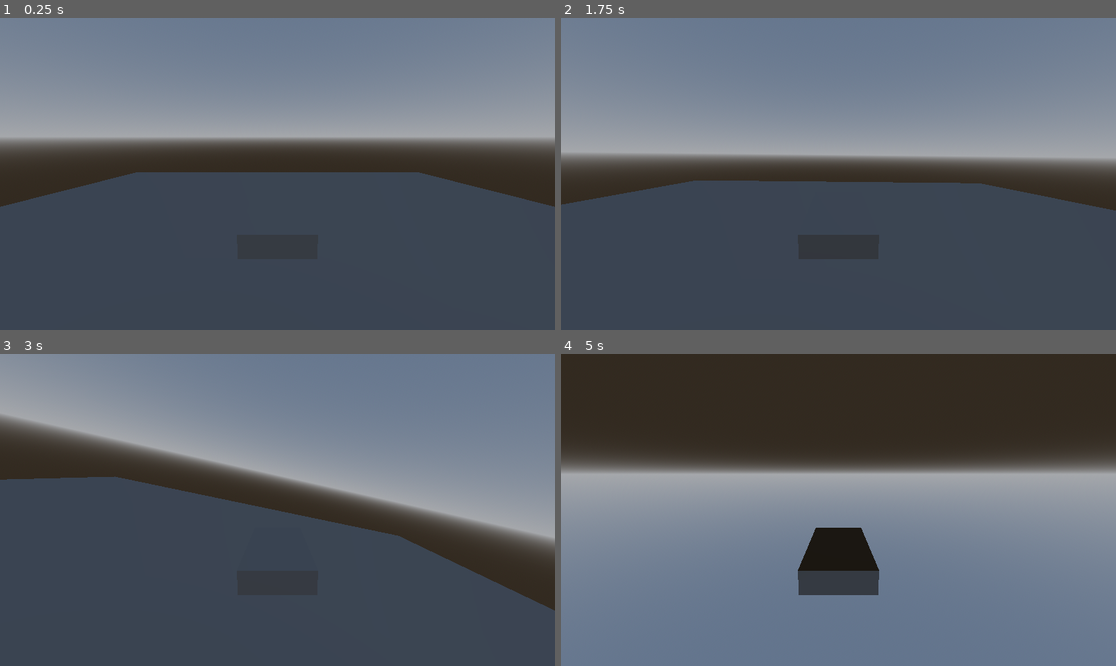
Above: before the commit, frames 1-4 (two rows, left to right).
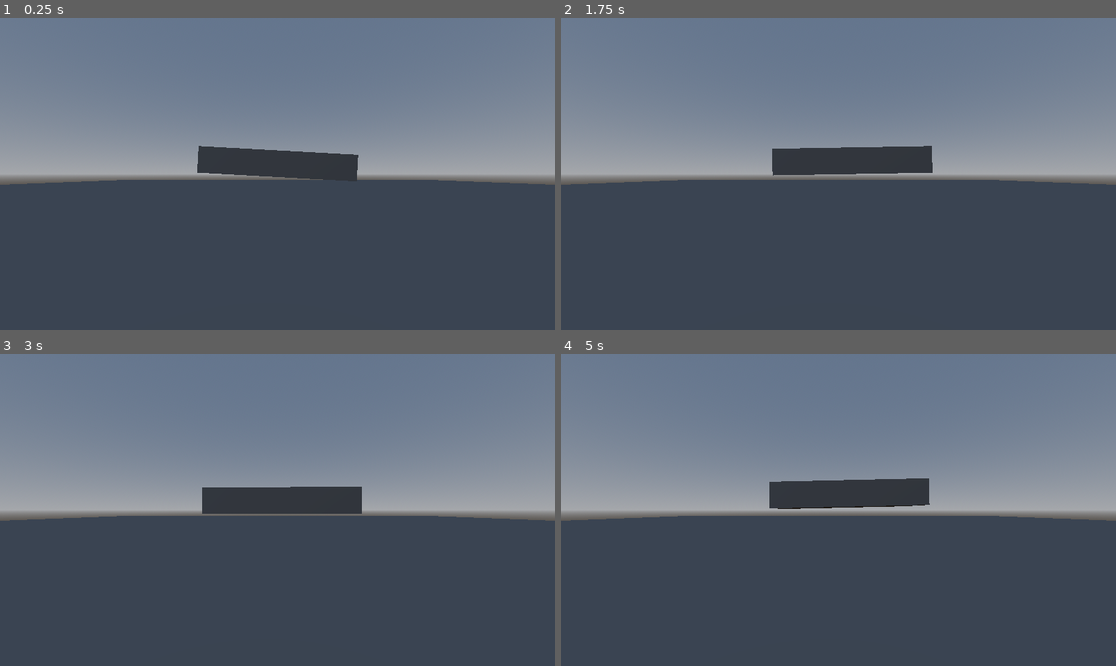
Above: after the commit, the same moments.

Repository: purpletissuebox/gwj80
Game: Godot game, scene res://levels/test_shop/world.tscn
Same seed, same stepped clock (60 frames per second), same inputs: the game is played once before the commit and once after it. This scene is started directly instead of the project's main scene.
Inputs:
- Up to frame 1 (0.25 s): no input
- Up to frame 2 (1.75 s): hold D (turn_right) 0.53-1.28 s; tap W (gas_pedal) at 0.6, 1.35 s; hold S (brake) from 1.28 s (still down)
- Up to frame 3 (3 s): release S (brake) at 2.03 s; hold D (turn_right) from 2.03 s (still down); tap W (gas_pedal) at 2.1, 2.85 s
- Up to frame 4 (5 s): release D (turn_right) at 3.53 s; hold A (turn_left) from 3.53 s (still down); tap W (gas_pedal) at 3.6, 4.35 s

The runs differ from the first frame. In frame 1, 19% of the frame differs, in the area x 0-100%, y 30-61%; in frame 2, 10%; in frame 3, 25%; in frame 4, 90%, in the area x 0-100%, y 0-100%.

Commit message:
new player and raycast visualizer

Diff:
--- a/levels/test_shop/world.tscn
+++ b/levels/test_shop/world.tscn
@@ -21,13 +21,17 @@
 transform = Transform3D(11.94, 0, 0, 0, 11.94, 0, 0, 0, 11.94, 0, 0, 0)
 mesh = SubResource("PlaneMesh_3x5h8")
 
-[node name="Player" parent="." instance=ExtResource("1_6dm81")]
-transform = Transform3D(1, 0, 0, 0, 1, 0, 0, 0, 1, 0, 1.17558, 0)
-
 [node name="StaticBody3D" type="StaticBody3D" parent="."]
 
 [node name="CollisionShape3D" type="CollisionShape3D" parent="StaticBody3D"]
-shape = SubResource("WorldBoundaryShape3D_yh8wm")
+shape = SubResource("WorldBoundaryShape3D_6dm81")
 
 [node name="WorldEnvironment" type="WorldEnvironment" parent="."]
 environment = SubResource("Environment_yh8wm")
+
+[node name="Player" parent="." instance=ExtResource("1_6dm81")]
+transform = Transform3D(1, 0, 0, 0, 1, 0, 0, 0, 1, 0, 0.599571, 0)
+
+[node name="Camera3D" type="Camera3D" parent="."]
+transform = Transform3D(1, 0, 0, 0, 1, 0, 0, 0, 1, 0, 0.464281, 4.56316)
+current = true
Not shown: 1 places in levels/test_shop/world.tscn that only renumber resources
